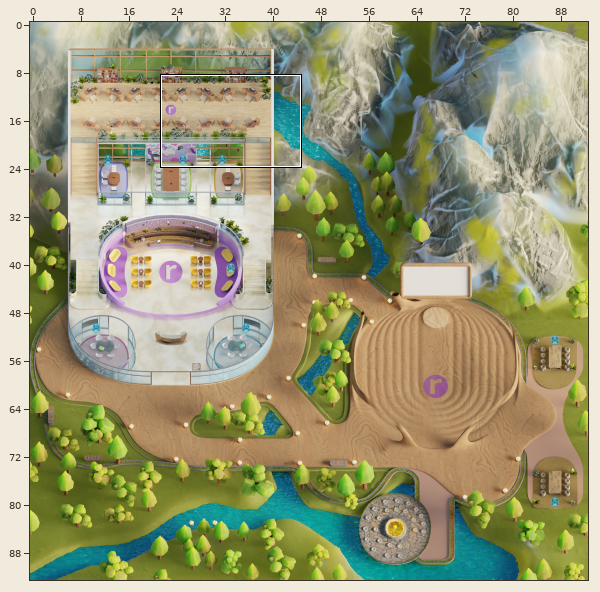
Level history. Tiled map (JSON): ryco.tmj. The first picture is a wide view before the edit; the outline marks the close-up.
Close-up. The starting point:
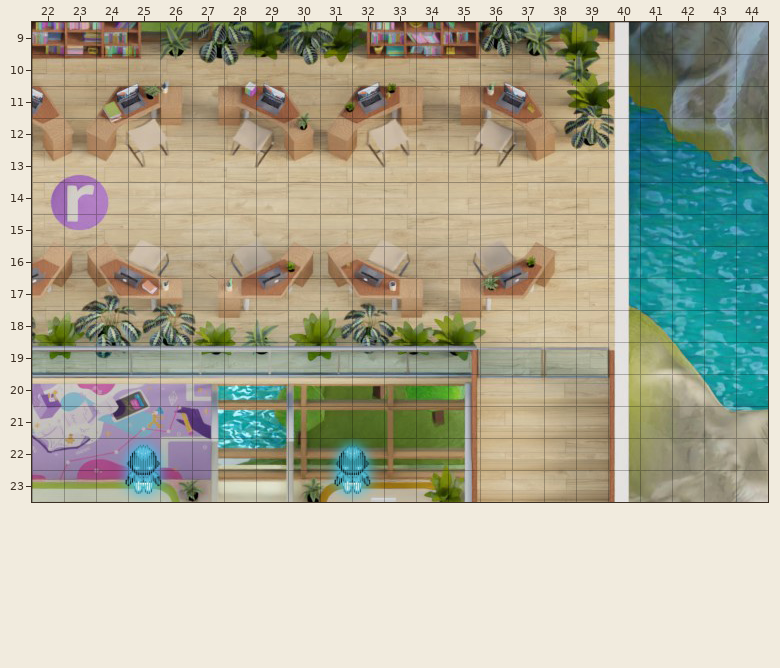
Cells are 32x32 px. Shown: x 22..44, y 9..23. The commit also changed other parts of the map, which this record leaves out. Not drawn, because the pictures are missing: unchanged layers "Foreground", "Foreground office rooms", "roof_office".
The same view after the edit:
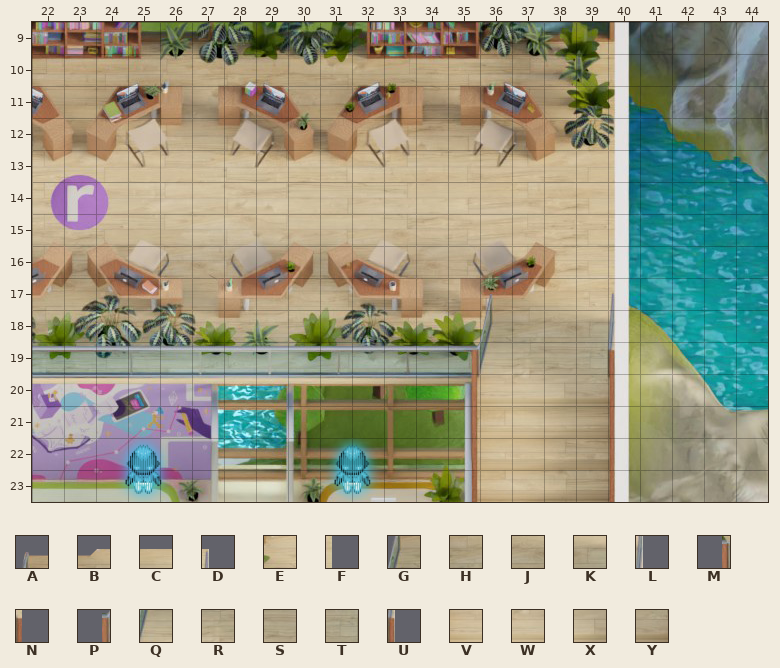
Key: from "Doors open": A 7, B 8, C 9, D 11, E 13, F 17, G 19, H 20, J 21, K 22, L 23, M 24, N 29, P 30, Q 31, R 32, S 33, T 34, U 35, V 43, W 44, X 45, Y 46.
_ is an empty cell.
Difference:
Changed rows in their new state; . is an unchanged cell.
Layer "doors/door_officeR_closed":
first column x 35:
18 .E...F
19 M....N
Layer "doors/door_officeR_open":
first column x 35:
17 .ABC.D
18 .GHJKL
19 PQRSTU
20 .VWXY.
Where, in picture pixels (left, top, right, bottom), the same in both close-ups:
added: (472, 291, 615, 393)
